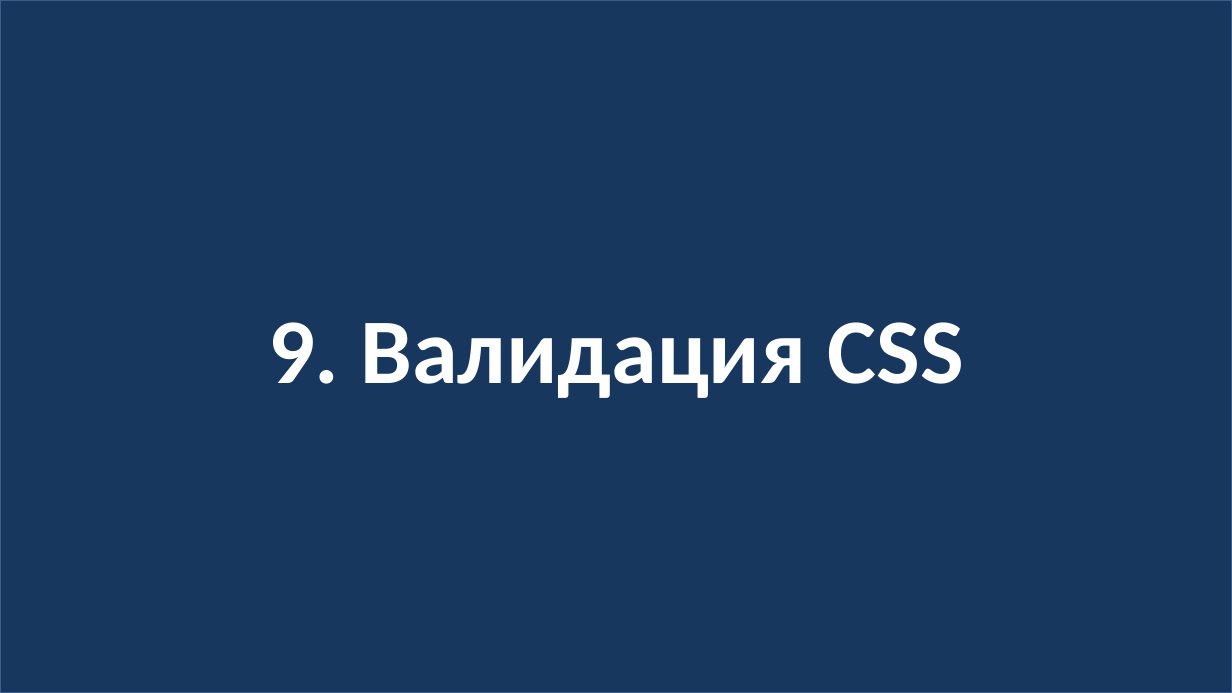
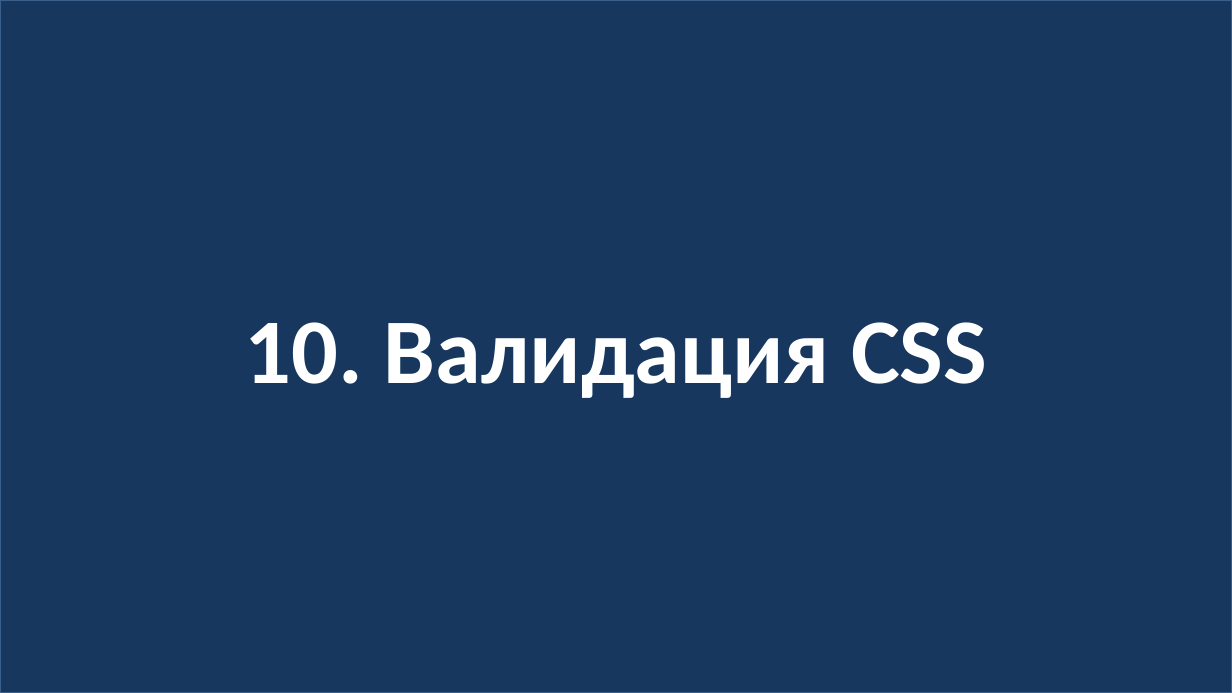
Before and after one commit to web35-ortdnipro/lesson03, a slide deck: slide 27 of lesson03.pptx. Drawn at 1232x693 pixels with LibreOffice and Linux fonts; fonts in the diff are those of the drawing. Boxes give left, top, right and bottom in pixels: in the first picture for what was removed or moved away, otherwise in the second. Text is boxed around its words. In the diff, an @@ line names an element or a change of style, - is before the commit and + after.

```diff
--- a/lesson03.pptx
+++ b/lesson03.pptx
@@ text in rectangle at box(245, 322, 987, 398): text changed @@
-9. Валидация CSS
+10. Валидация CSS
```
Also in this commit, not shown: 1 other file.
